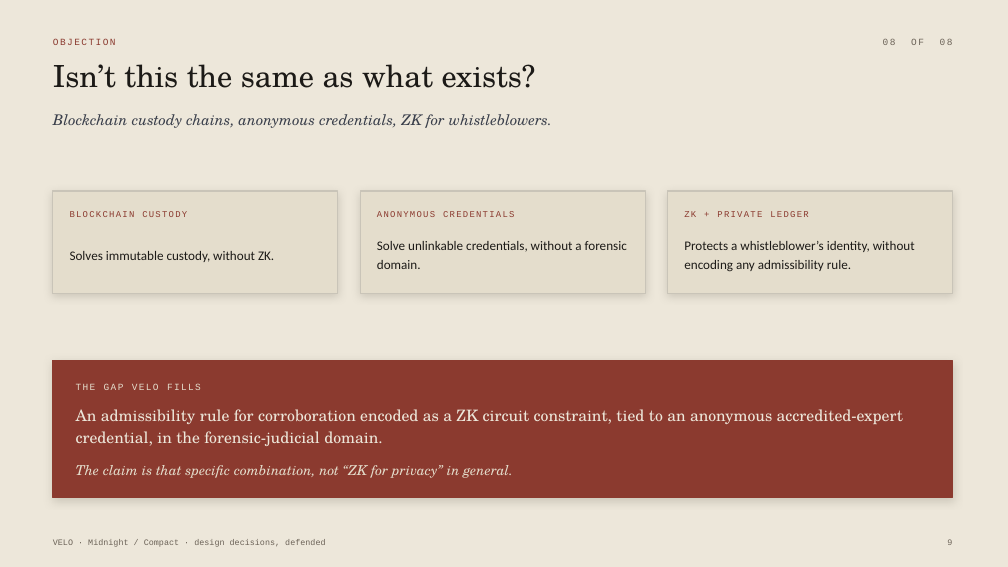
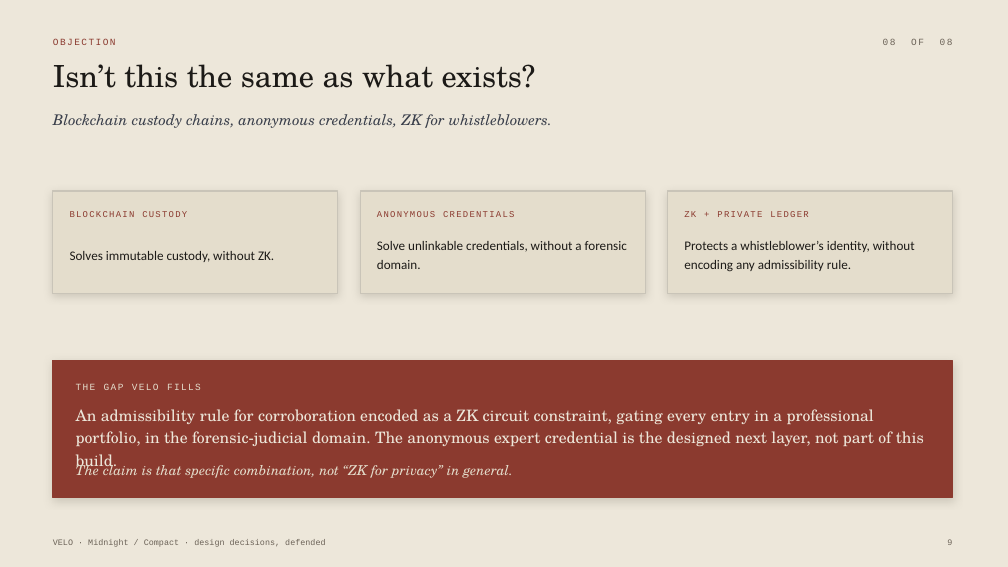
Before and after one commit to annatchijova/velo, a slide deck: slide 9 of docs/VELO-FAQ-EN.pptx. Drawn at 1008x567 pixels with LibreOffice and Linux fonts; fonts in the diff are those of the drawing. Boxes give left, top, right and bottom in pixels: in the first picture for what was removed or moved away, otherwise in the second. Text is boxed around its words. In the diff, an @@ line names an element or a change of style, - is before the commit and + after.

```diff
--- a/docs/VELO-FAQ-EN.pptx
+++ b/docs/VELO-FAQ-EN.pptx
@@ text at bbox=[76, 409, 924, 446]: text changed @@
-An admissibility rule for corroboration encoded as a ZK circuit constraint, tied to an anonymous accredited-expert credential, in the forensic-judicial domain.
+An admissibility rule for corroboration encoded as a ZK circuit constraint, gating every entry in a professional portfolio, in the forensic-judicial domain. The anonymous expert credential is the designed next layer, not part of this build.
```
Also in this commit, not shown: 1 other slide changed, 1 other file.
